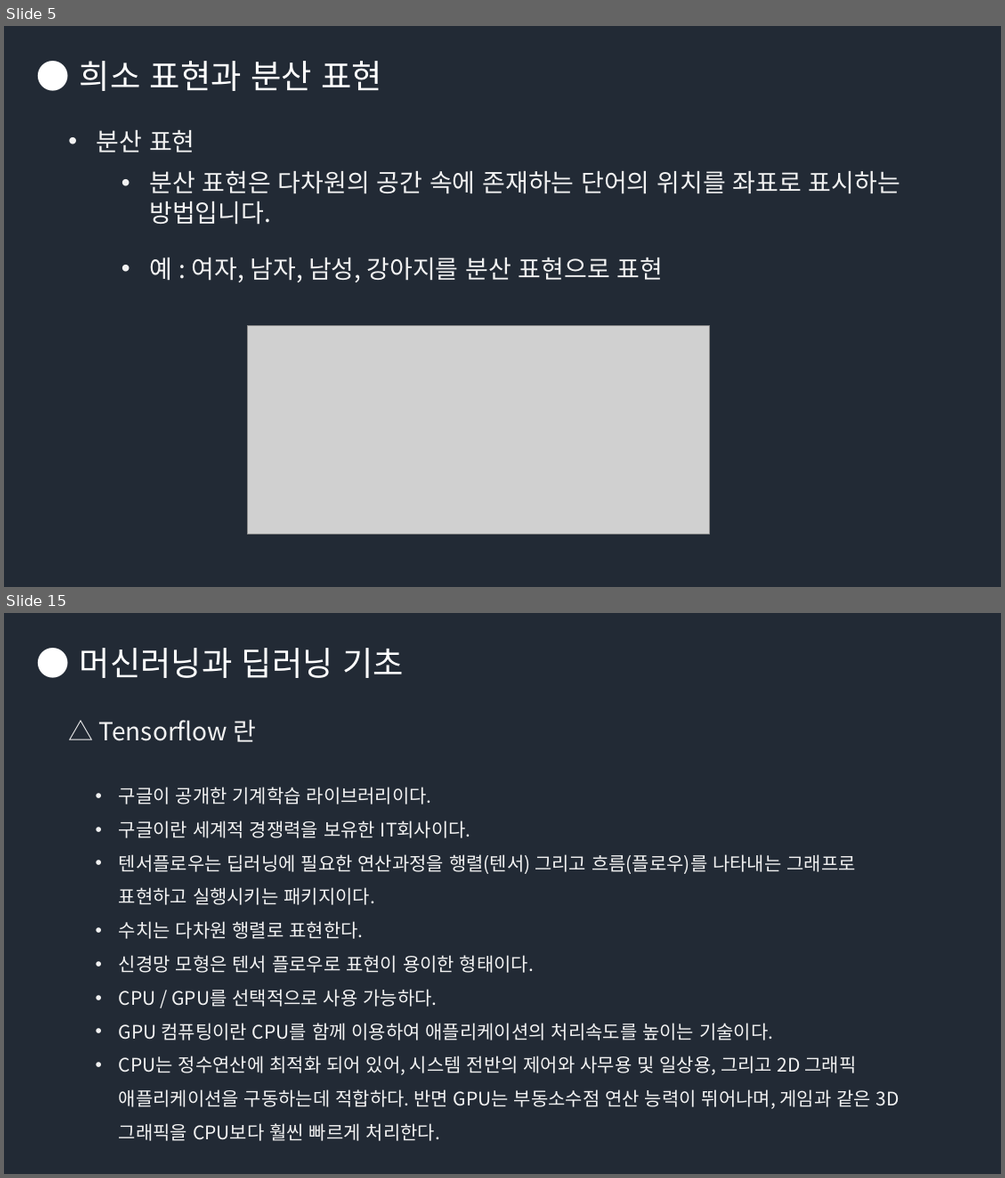
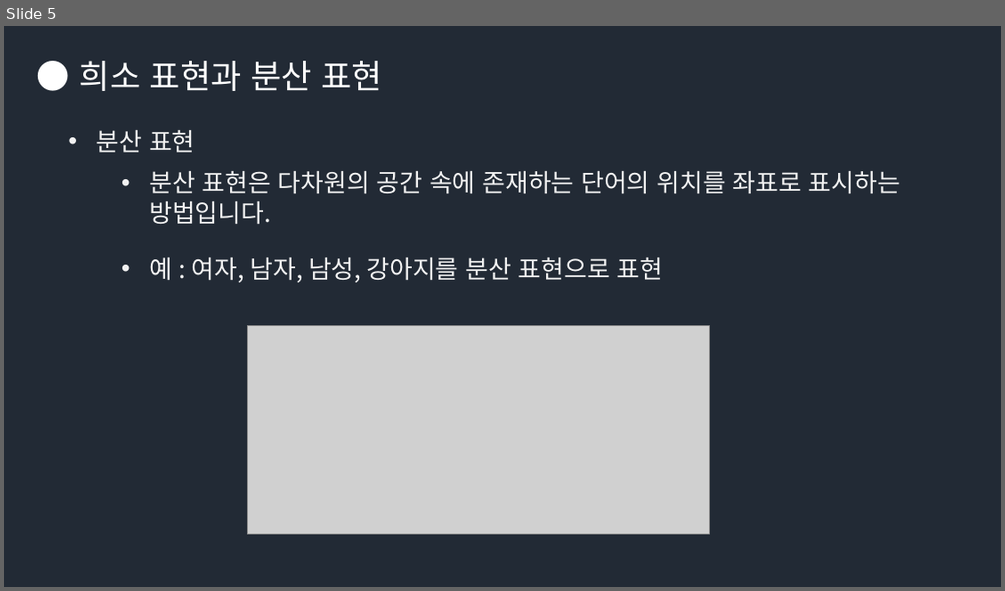
Before and after one commit to Groot-Space/Groot-space.github.io, a slide deck: assets/images/임베딩/임베딩.pptx. Shown one above the other, each under a label of ours: slides 5 and 15 before the commit, slide 5 after it; the slides between them are not shown. The pictures are 1005x1178 and 1005x591 pixels, drawn with LibreOffice and Linux fonts; fonts in the diff are those of the drawing; grey boxes stand for pictures. Boxes give left, top, right and bottom in pixels: in the first picture for what was removed or moved away, otherwise in the second. Text is boxed around its words. In the diff, an @@ line names an element or a change of style, - is before the commit and + after.

```diff
--- a/assets/images/임베딩/임베딩.pptx
+++ b/assets/images/임베딩/임베딩.pptx
@@ slide 15 removed at [4, 613, 1001, 1174], background #222A35 @@
@@ text removed at [80, 648, 404, 678] @@
-● 머신러닝과 딥러닝 기초
@@ text removed at [99, 720, 257, 742] @@
-△ Tensorflow 란
@@ text removed at [119, 787, 899, 1141] @@
-• 구글이 공개한 기계학습 라이브러리이다.
-• 구글이란 세계적 경쟁력을 보유한 IT회사이다.
-• 텐서플로우는 딥러닝에 필요한 연산과정을 행렬(텐서) 그리고 흐름(플로우)를 나타내는 그래프로 표현하고 실행시키는 패키지이다.
-• 수치는 다차원 행렬로 표현한다.
-• 신경망 모형은 텐서 플로우로 표현이 용이한 형태이다.
-• CPU / GPU를 선택적으로 사용 가능하다.
-• GPU 컴퓨팅이란 CPU를 함께 이용하여 애플리케이션의 처리속도를 높이는 기술이다.
-• CPU는 정수연산에 최적화 되어 있어, 시스템 전반의 제어와 사무용 및 일상용, 그리고 2D 그래픽 애플리케이션을 구동하는데 적합하다. 반면 GPU는 부동소수점 연산 능력이 뛰어나며, 게임과 같은 3D 그래픽을 CPU보다 훨씬 빠르게 처리한다.
```
Also in this commit, not shown: 9 slides added, 18 other slides removed, 1 other file.
